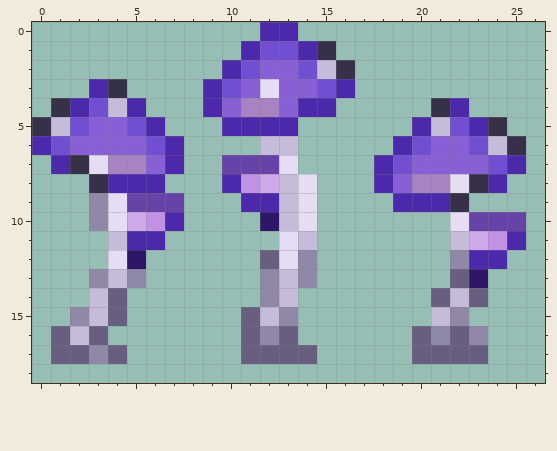
A pixel-art sprite gets an edit: Content/Tiles/SpookyBiome/Tree/GiantShroomSapling.png. Above, as it was before the edit.
The file is 54x38 pixels, drawn in blocks of 2x2; one block is one cell here.
And afterwards:
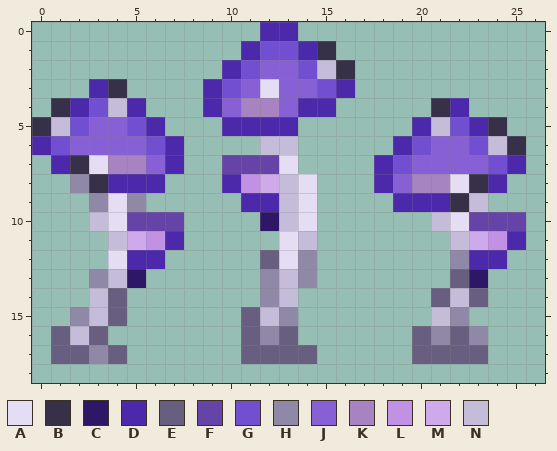
Palette (. is transparent): A #e4ddf4  B #363049  C #2d1766  D #4c28aa  E #685f80  F #6644a7  G #724ed0  H #9088a7  J #8860d5  K #a783c1  L #c192e4  M #cfaaea  N #c4bcd9
What changed:
Colour C replaces colour H in row 13 at x 5.
Colour D is added in row 11 at x 7; in row 12 at x 6.
Colour D replaces colour C in row 12 at x 5.
Colour F replaces colour D in row 10 at x 7.
Colour F replaces colour L in row 10 at x 6.
Colour F replaces colour M in row 10 at x 5.
Colour H is added in row 8 at x 2.
Colour H replaces colour F in row 9 at x 5.
Colour L replaces colour D in row 11 at x 6.
Colour M replaces colour D in row 11 at x 5.
Colour N is added in row 9 at x 23; in row 10 at x 21.
Colour N replaces colour H in row 10 at x 3.
Colour F is gone in row 9 at x 6 to 7.
